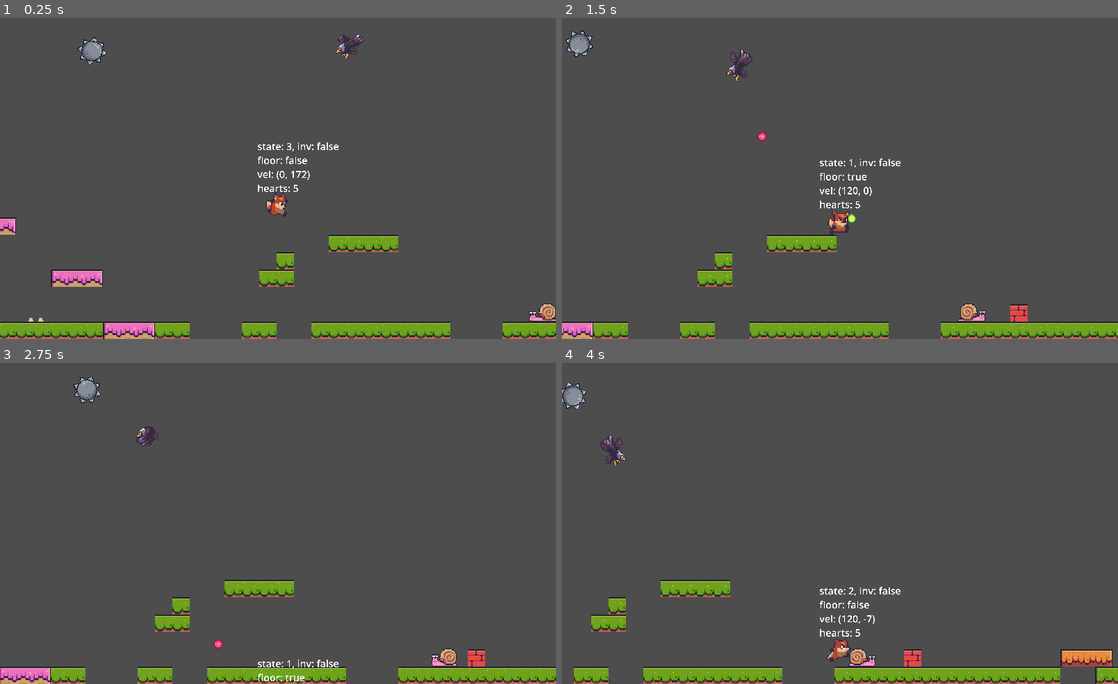
Above: before the commit, frames 1-4 (two rows, left to right).
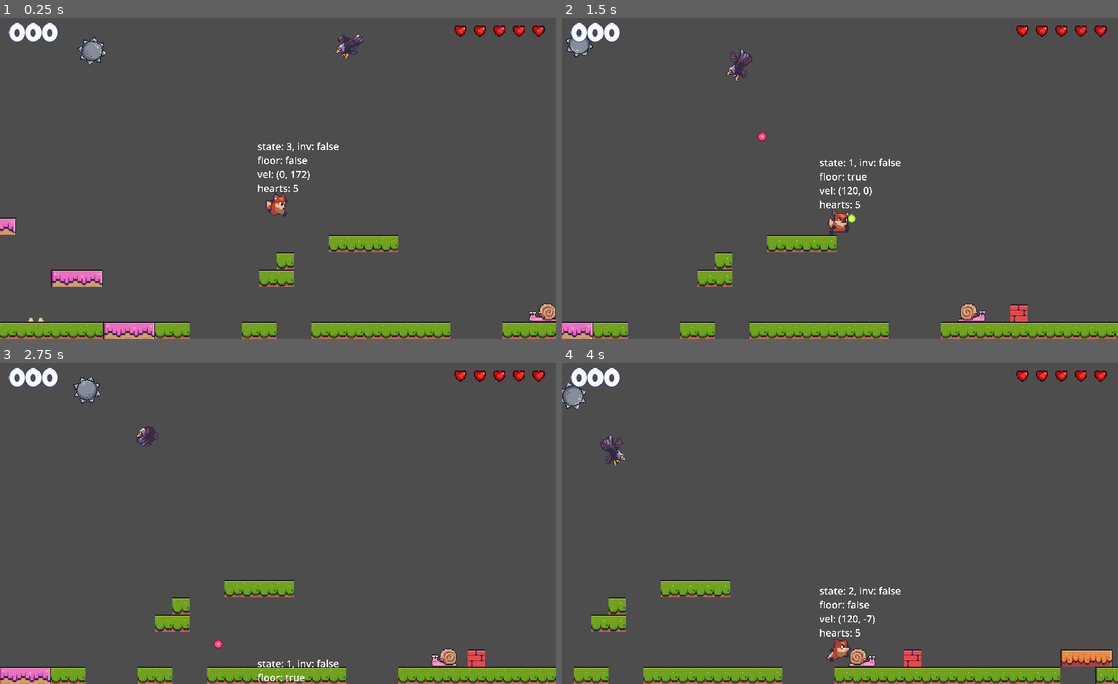
Above: after the commit, the same moments.

Repository: justknick/FoxyAntics
Game: Godot game, scene res://scenes/level_base/level_base.tscn
Two runs of this game, one before a commit and one after it. Both use one fixed random seed, a clock stepped at 60 frames per second and the inputs below.
Inputs:
- Up to frame 1 (0.25 s): no input
- Up to frame 2 (1.5 s): hold D (right) from 0.53 s (still down); tap Space (jump) at 0.6, 0.77, 1.07 s; tap Ctrl (shoot) at 1.35 s
- Up to frame 3 (2.75 s): tap Space (jump) at 1.52, 1.55, 1.82, 2.1 s; release D (right) at 2.03 s; hold A (left) from 2.03 s (still down)
- Up to frame 4 (4 s): release A (left) at 2.78 s; hold D (right) from 2.78 s (still down); tap Ctrl (shoot) at 2.85 s; tap Space (jump) at 3.02, 3.05, 3.32, 3.6, 3.77 s

The runs differ from the first frame. In frame 1, 0.7% of the frame differs, in the area x 1-98%, y 1-8%; in frame 2, 0.7%; in frame 3, 0.7%; in frame 4, 0.7%.

Commit message:
Section 159.33 - Game HUD //

Diff:
--- /dev/null
+++ b/resources/label_LG_64_blue.tres
@@ -0,0 +1,12 @@
+[gd_resource type="LabelSettings" load_steps=2 format=3 uid="uid://drd8nbbuaifqf"]
+
+[ext_resource type="FontFile" uid="uid://chqiq7o86iv5n" path="res://assets/fonts/LuckiestGuy-Regular.ttf" id="1_rpnxe"]
+
+[resource]
+font = ExtResource("1_rpnxe")
+font_size = 64
+font_color = Color(0.105882, 0.52549, 0.894118, 1)
+outline_size = 4
+outline_color = Color(0.027451, 0.917647, 0.564706, 1)
+shadow_size = 2
+shadow_color = Color(0.309804, 0.337255, 0.54902, 0)
--- /dev/null
+++ b/resources/label_LG_white_24.tres
@@ -0,0 +1,11 @@
+[gd_resource type="LabelSettings" load_steps=2 format=3 uid="uid://l45ox0btfg1t"]
+
+[ext_resource type="FontFile" uid="uid://chqiq7o86iv5n" path="res://assets/fonts/LuckiestGuy-Regular.ttf" id="1_oyhni"]
+
+[resource]
+font = ExtResource("1_oyhni")
+font_size = 24
+outline_size = 4
+outline_color = Color(0.145098, 0.223529, 0.572549, 1)
+shadow_size = 2
+shadow_color = Color(0.309804, 0.337255, 0.54902, 0)
--- /dev/null
+++ b/resources/label_LG_white_48.tres
@@ -0,0 +1,11 @@
+[gd_resource type="LabelSettings" load_steps=2 format=3 uid="uid://bpqenkuyfwyq6"]
+
+[ext_resource type="FontFile" uid="uid://chqiq7o86iv5n" path="res://assets/fonts/LuckiestGuy-Regular.ttf" id="1_4kw7i"]
+
+[resource]
+font = ExtResource("1_4kw7i")
+font_size = 48
+outline_size = 4
+outline_color = Color(0.145098, 0.223529, 0.572549, 1)
+shadow_size = 2
+shadow_color = Color(0.309804, 0.337255, 0.54902, 0)
--- a/scenes/level_base/level_base.tscn
+++ b/scenes/level_base/level_base.tscn
@@ -9,6 +9,7 @@
 [ext_resource type="PackedScene" uid="uid://bjqv10wid6law" path="res://scenes/enemy/eagle.tscn" id="7_8j2p3"]
 [ext_resource type="PackedScene" uid="uid://b1k3cetxi4gjn" path="res://scenes/game_objects/ball_spike/ball_spike.tscn" id="8_ix11y"]
 [ext_resource type="PackedScene" uid="uid://dqx6pehhiitx" path="res://scenes/game_objects/floor_spike/floor_spike.tscn" id="9_e7fne"]
+[ext_resource type="PackedScene" uid="uid://xx5jadg8lcui" path="res://scenes/ui/hud.tscn" id="10_medti"]
 
 [sub_resource type="Curve2D" id="Curve2D_vdb3g"]
 _data = {
@@ -56,3 +57,7 @@
 
 [node name="FloorSpike" parent="Hazards" instance=ExtResource("9_e7fne")]
 position = Vector2(66, -12)
+
+[node name="CanvasLayer" type="CanvasLayer" parent="."]
+
+[node name="Hud" parent="CanvasLayer" instance=ExtResource("10_medti")]
--- /dev/null
+++ b/scenes/ui/hud.tscn
@@ -0,0 +1,133 @@
+[gd_scene load_steps=5 format=3 uid="uid://xx5jadg8lcui"]
+
+[ext_resource type="LabelSettings" uid="uid://bpqenkuyfwyq6" path="res://resources/label_LG_white_48.tres" id="1_r1mm4"]
+[ext_resource type="Texture2D" uid="uid://bxyy7n624a8mn" path="res://assets/items/pixel heart 2.png" id="2_jjvti"]
+[ext_resource type="LabelSettings" uid="uid://drd8nbbuaifqf" path="res://resources/label_LG_64_blue.tres" id="3_a11ov"]
+[ext_resource type="LabelSettings" uid="uid://l45ox0btfg1t" path="res://resources/label_LG_white_24.tres" id="4_kvipl"]
+
+[node name="Hud" type="Control"]
+layout_mode = 3
+anchors_preset = 15
+anchor_right = 1.0
+anchor_bottom = 1.0
+grow_horizontal = 2
+grow_vertical = 2
+
+[node name="MarginContainer" type="MarginContainer" parent="."]
+layout_mode = 1
+anchors_preset = 15
+anchor_right = 1.0
+anchor_bottom = 1.0
+grow_horizontal = 2
+grow_vertical = 2
+theme_override_constants/margin_left = 16
+theme_override_constants/margin_top = 16
+theme_override_constants/margin_right = 16
+theme_override_constants/margin_bottom = 16
+
+[node name="HBoxContainer" type="HBoxContainer" parent="MarginContainer"]
+layout_mode = 2
+size_flags_vertical = 0
+
+[node name="ScoreLabel" type="Label" parent="MarginContainer/HBoxContainer"]
+layout_mode = 2
+size_flags_horizontal = 3
+text = "000"
+label_settings = ExtResource("1_r1mm4")
+vertical_alignment = 1
+
+[node name="HeartHBox" type="HBoxContainer" parent="MarginContainer/HBoxContainer"]
+layout_mode = 2
+
+[node name="Heart" type="TextureRect" parent="MarginContainer/HBoxContainer/HeartHBox"]
+layout_mode = 2
+texture = ExtResource("2_jjvti")
+stretch_mode = 4
+
+[node name="Heart2" type="TextureRect" parent="MarginContainer/HBoxContainer/HeartHBox"]
+layout_mode = 2
+texture = ExtResource("2_jjvti")
+stretch_mode = 4
+
+[node name="Heart3" type="TextureRect" parent="MarginContainer/HBoxContainer/HeartHBox"]
+layout_mode = 2
+texture = ExtResource("2_jjvti")
+stretch_mode = 4
+
+[node name="Heart4" type="TextureRect" parent="MarginContainer/HBoxContainer/HeartHBox"]
+layout_mode = 2
+texture = ExtResource("2_jjvti")
+stretch_mode = 4
+
+[node name="Heart5" type="TextureRect" parent="MarginContainer/HBoxContainer/HeartHBox"]
+layout_mode = 2
+texture = ExtResource("2_jjvti")
+stretch_mode = 4
+
+[node name="ColorRect" type="ColorRect" parent="."]
+visible = false
+layout_mode = 1
+anchors_preset = 15
+anchor_right = 1.0
+anchor_bottom = 1.0
+grow_horizontal = 2
+grow_vertical = 2
+color = Color(0, 0.00392157, 0.0980392, 0.815686)
+
+[node name="LevelComplete" type="VBoxContainer" parent="ColorRect"]
+visible = false
+layout_mode = 1
+anchors_preset = 8
+anchor_left = 0.5
+anchor_top = 0.5
+anchor_right = 0.5
+anchor_bottom = 0.5
+offset_left = -20.0
+offset_top = -25.0
+offset_right = 20.0
+offset_bottom = 25.0
+grow_horizontal = 2
+grow_vertical = 2
+
+[node name="LevelLabel" type="Label" parent="ColorRect/LevelComplete"]
+layout_mode = 2
+text = "Level Complete"
+label_settings = ExtResource("3_a11ov")
+horizontal_alignment = 1
+vertical_alignment = 1
+
+[node name="NextLabel" type="Label" parent="ColorRect/LevelComplete"]
+layout_mode = 2
+text = "press jump for next level "
+label_settings = ExtResource("4_kvipl")
+horizontal_alignment = 1
+vertical_alignment = 1
+
+[node name="GameOver" type="VBoxContainer" parent="ColorRect"]
+visible = false
+layout_mode = 1
+anchors_preset = 8
+anchor_left = 0.5
+anchor_top = 0.5
+anchor_right = 0.5
+anchor_bottom = 0.5
+offset_left = -20.0
+offset_top = -25.0
+offset_right = 20.0
+offset_bottom = 25.0
+grow_horizontal = 2
+grow_vertical = 2
+
+[node name="TitleLabel" type="Label" parent="ColorRect/GameOver"]
+layout_mode = 2
+text = "GameOver"
+label_settings = ExtResource("3_a11ov")
+horizontal_alignment = 1
+vertical_alignment = 1
+
+[node name="SubtitleLabel" type="Label" parent="ColorRect/GameOver"]
+layout_mode = 2
+text = "press jump for main menu"
+label_settings = ExtResource("4_kvipl")
+horizontal_alignment = 1
+vertical_alignment = 1
Not shown: 1 places in scenes/level_base/level_base.tscn that only renumber resources
